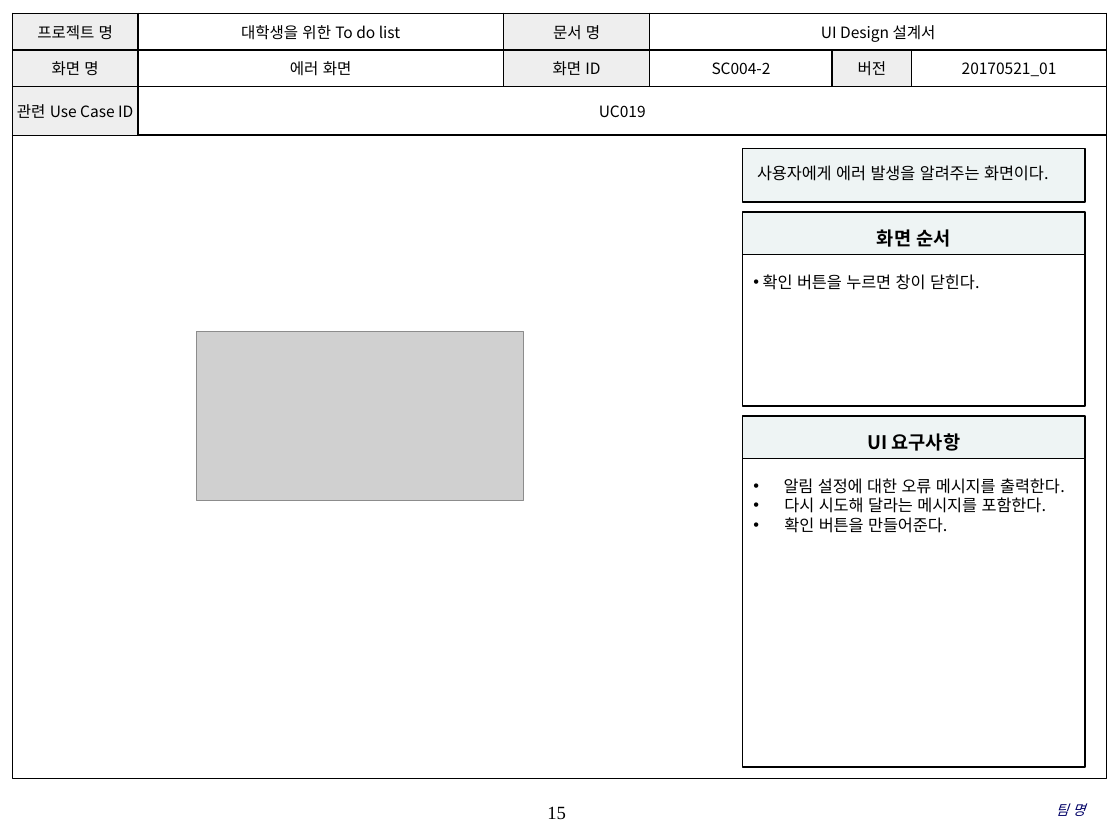
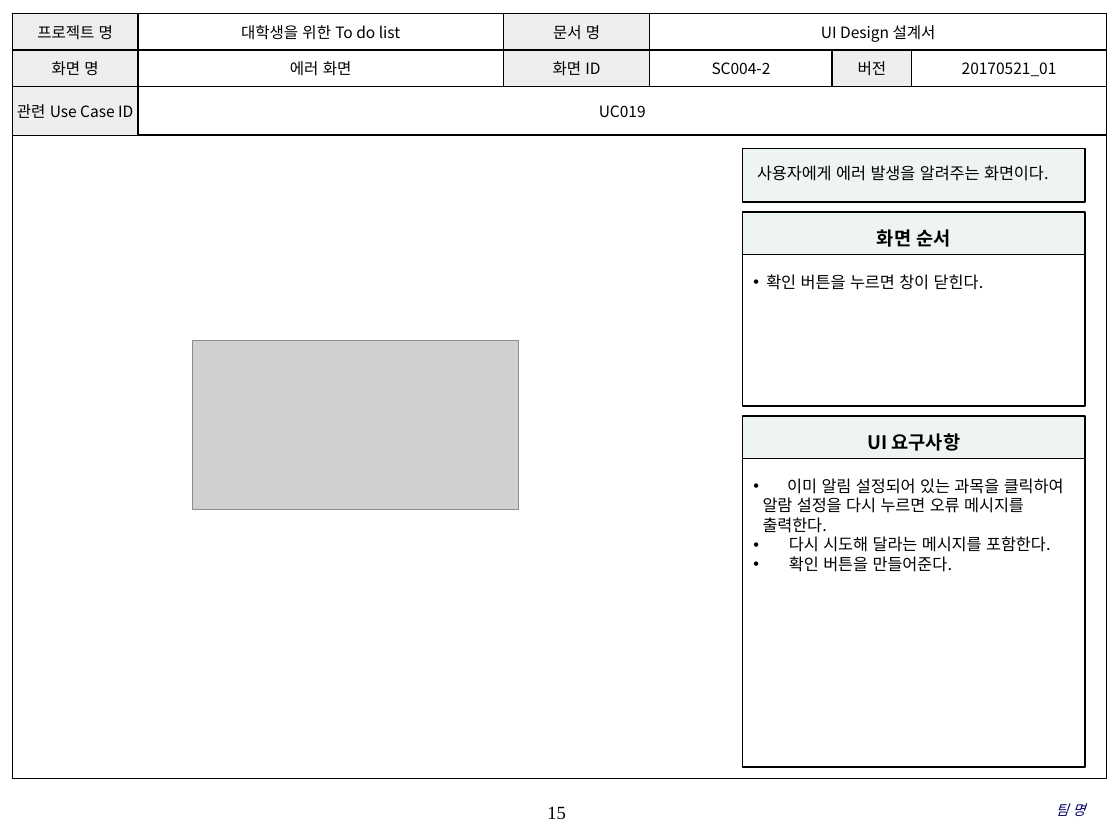
Before and after one commit to SE-admin/SE2017_4_tuna, a slide deck: slide 15 of doc/3_ 설계서/UI Design 설계서.pptx. Drawn at 1120x840 pixels with LibreOffice and Linux fonts; fonts in the diff are those of the drawing; grey boxes stand for pictures; background and template pictures are left out. Boxes give left, top, right and bottom in pixels: in the first picture for what was removed or moved away, otherwise in the second. Text is boxed around its words. In the diff, an @@ line names an element or a change of style, - is before the commit and + after.

```diff
--- a/doc/3_ 설계서/UI Design 설계서.pptx
+++ b/doc/3_ 설계서/UI Design 설계서.pptx
@@ picture: place and size @@
-picture at bbox=[197, 332, 524, 501]
+picture at bbox=[193, 340, 520, 510]
@@ text in rectangle at bbox=[763, 478, 1064, 533]: text changed @@
-• 알림 설정에 대한 오류 메시지를 출력한다.
+• 이미 알림 설정되어 있는 과목을 클릭하여
+알람 설정을 다시 누르면 오류 메시지를
+출력한다.
```
Also in this commit, not shown: 6 other slides changed, 2 slides added.
